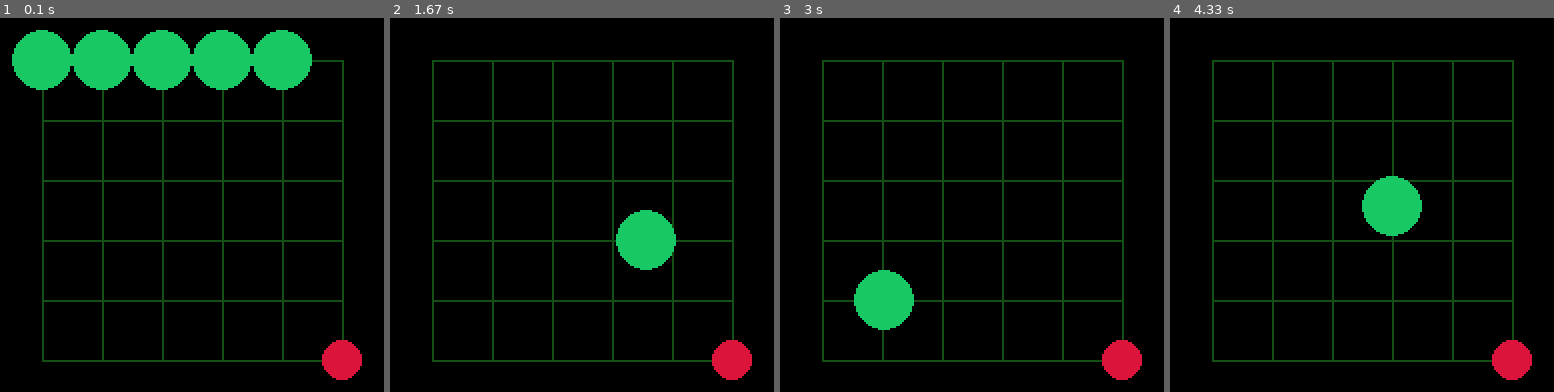
Above: before the commit, frames 1-4 (left to right).
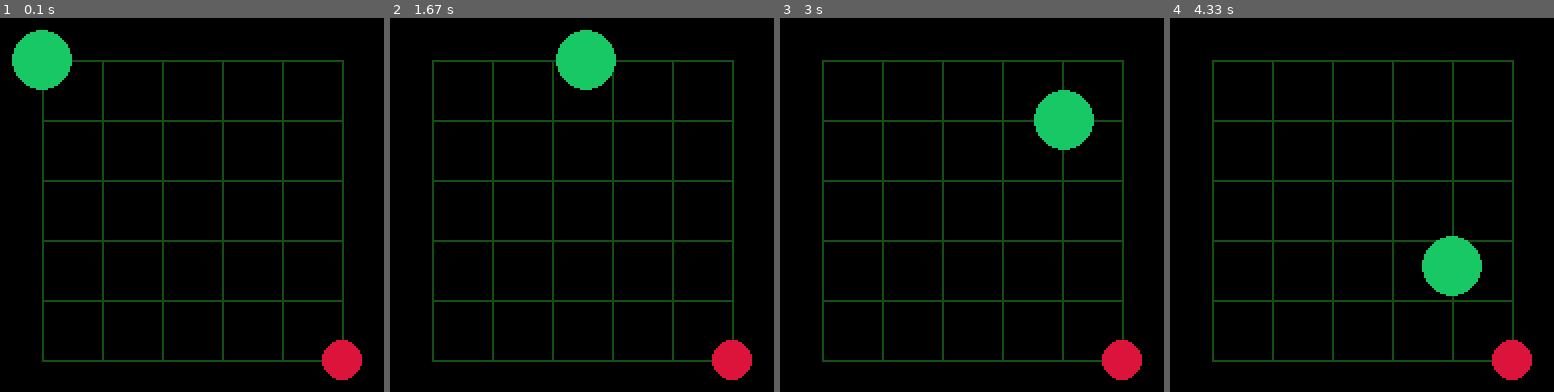
Above: after the commit, the same moments.

Repository: haruomaki/pyrein
Game: pygame game, started from examples/snake.py
Same seed, same stepped clock (60 frames per second), same inputs: the game is played once before the commit and once after it.
Inputs:
- Up to frame 1 (0.1 s): no input
- Up to frame 2 (1.67 s): hold Right 0.33-0.8 s; hold Up 0.83-1.13 s; hold Right 1.17-1.63 s
- Up to frame 3 (3 s): hold Down 2.23-2.53 s; hold Left 2.57-2.97 s
- Up to frame 4 (4.33 s): hold Up 3-3.37 s; hold Right 3.4-4.03 s; hold Down from 4.07 s (still down)

The runs differ from the first frame. In frame 1, 7.7% of the frame differs, in the area x 18-82%, y 3-20%; in frame 2, 3.8%; in frame 3, 3.8%; in frame 4, 3.8%.

Commit message:
初期化する関数

Diff:
--- a/examples/snake.py
+++ b/examples/snake.py
@@ -33,6 +33,10 @@
     (GRID_WIDTH - 1) / 2 * GRID_SIZE, (GRID_HEIGHT - 1) / 2 * GRID_SIZE
 )
 DIRECTIONS = [Vec2(0, -1), Vec2(0, 1), Vec2(-1, 0), Vec2(1, 0)]
+
+
+def initialize() -> State:
+    return State(1, [Vec2(0, 0)], Vec2(5, 5))
 
 
 def simulate(state: State, action: Action) -> State:
@@ -133,5 +137,5 @@
     simulate,
     decide,
     render,
-    State(1, [Vec2(0, 0), Vec2(1, 0), Vec2(2, 0), Vec2(3, 0), Vec2(4, 0)], Vec2(5, 5)),
+    initialize,
 )
--- a/src/pyrein/__init__.py
+++ b/src/pyrein/__init__.py
@@ -11,7 +11,7 @@
     simulate: Callable[[S, M], S],
     decide: Callable[[], Generator[None, None, M]],
     render: Callable[[S, S], Generator[None, None, NoReturn]],
-    initial_state: S,
+    initialize: Callable[[], S],
 ) -> None:
     pygame.init()  # Pygameの初期化
     try:  # 必ずpygame.quit()が呼ばれるようにtryで囲む
@@ -42,8 +42,8 @@
         ## シミュレーションループ ##
         ############################
 
-        prev = initial_state
-        curr = initial_state
+        prev = initialize()
+        curr = initialize()
 
         while True:
             # 規定の時間が経過するまで描画ループ
